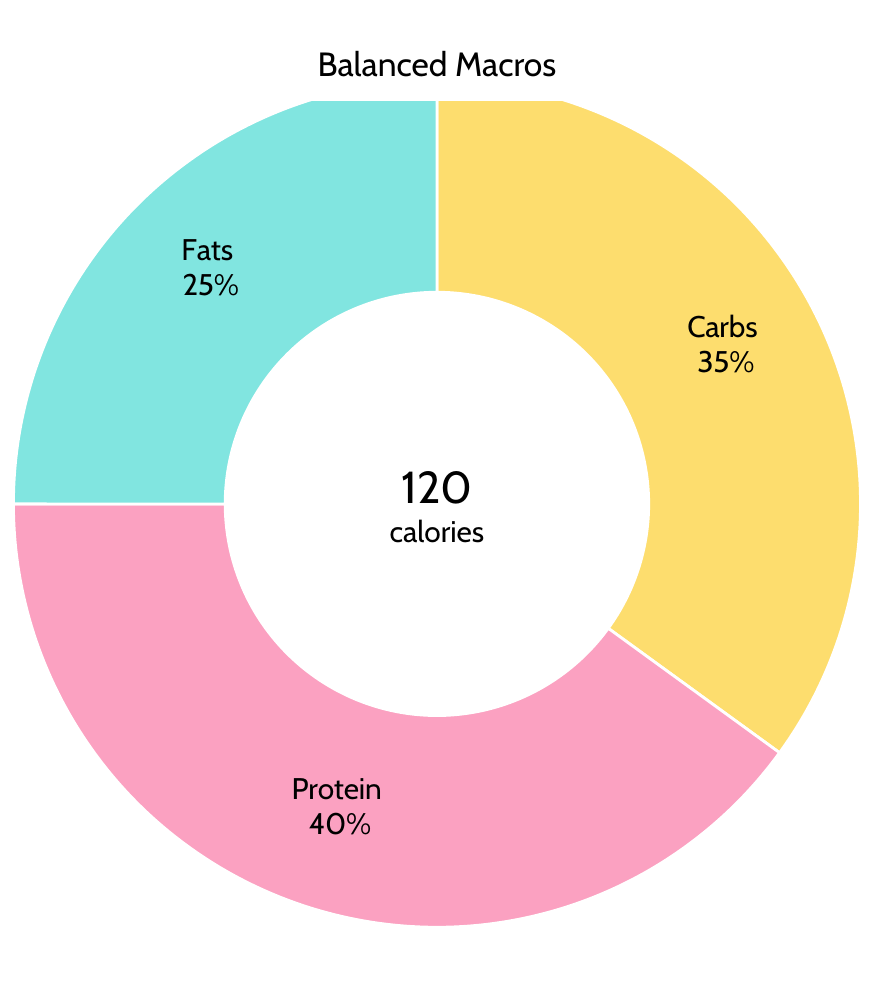
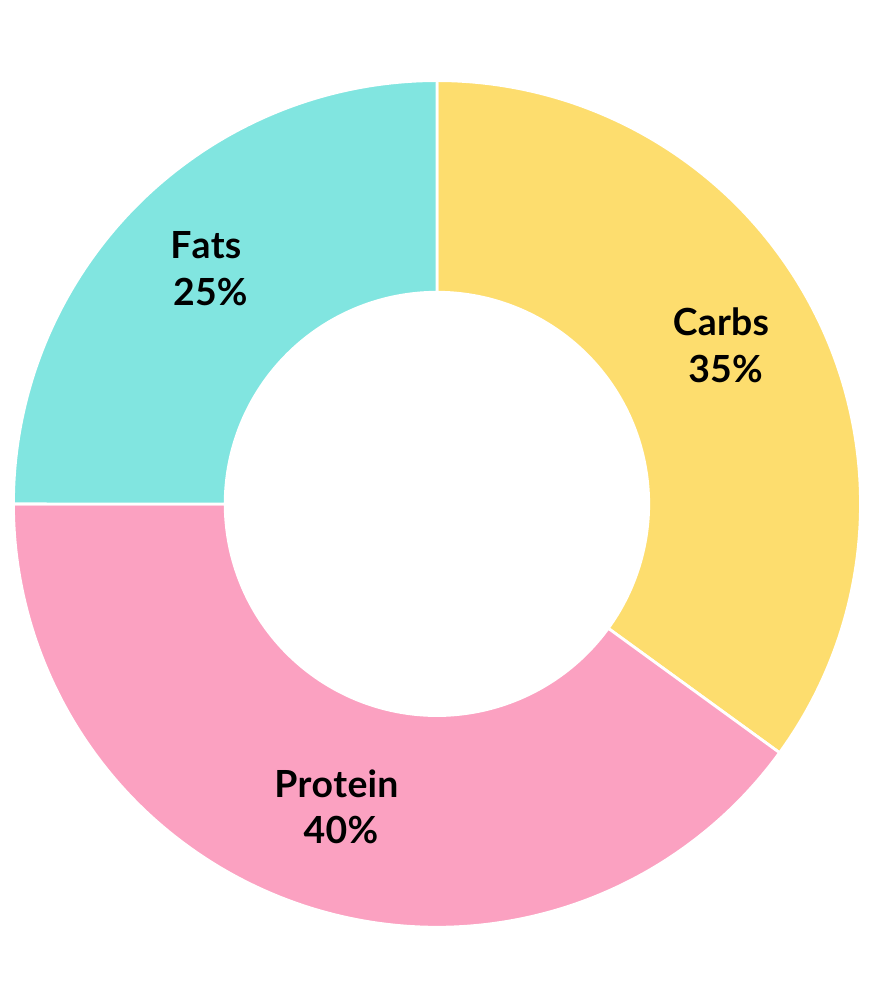
Before and after one commit to nicetats/macromania, a slide deck: slide 51 of Images/NutritionLabels/FoodTrackerPercentages.pptx. Drawn at 874x1008 pixels with LibreOffice and Linux fonts; fonts in the diff are those of the drawing. Boxes give left, top, right and bottom in pixels: in the first picture for what was removed or moved away, otherwise in the second. Text is boxed around its words. In the diff, an @@ line names an element or a change of style, - is before the commit and + after.

```diff
--- a/Images/NutritionLabels/FoodTrackerPercentages.pptx
+++ b/Images/NutritionLabels/FoodTrackerPercentages.pptx
@@ doughnut chart at box(0, 0, 874, 1008) @@
@@ data labels of Series 1 changed @@
@@ rectangle removed at box(202, 26, 672, 100) @@
-Balanced Macros
@@ text removed at box(390, 471, 484, 543) @@
-120
-calories
```
Also in this commit, not shown: 4 other files.
